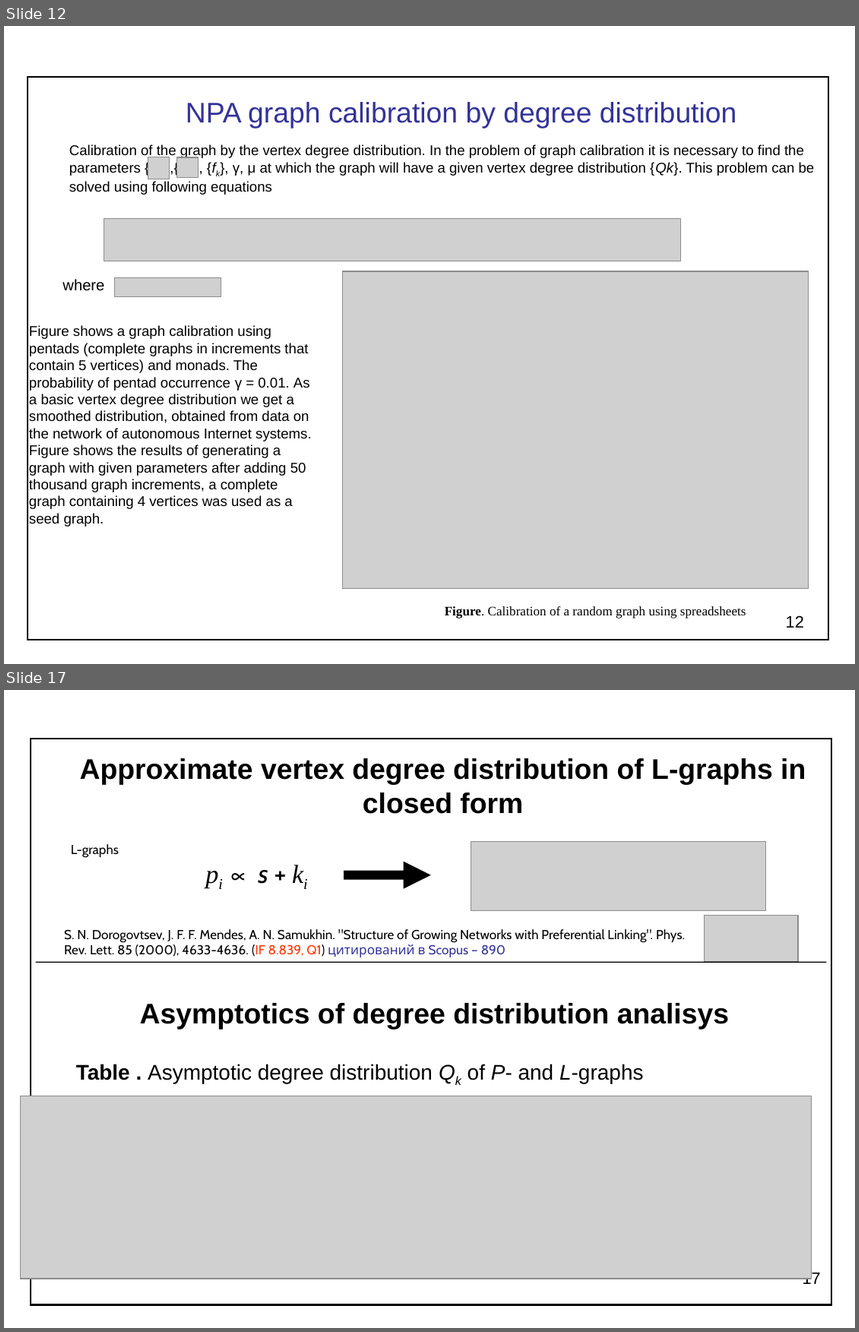
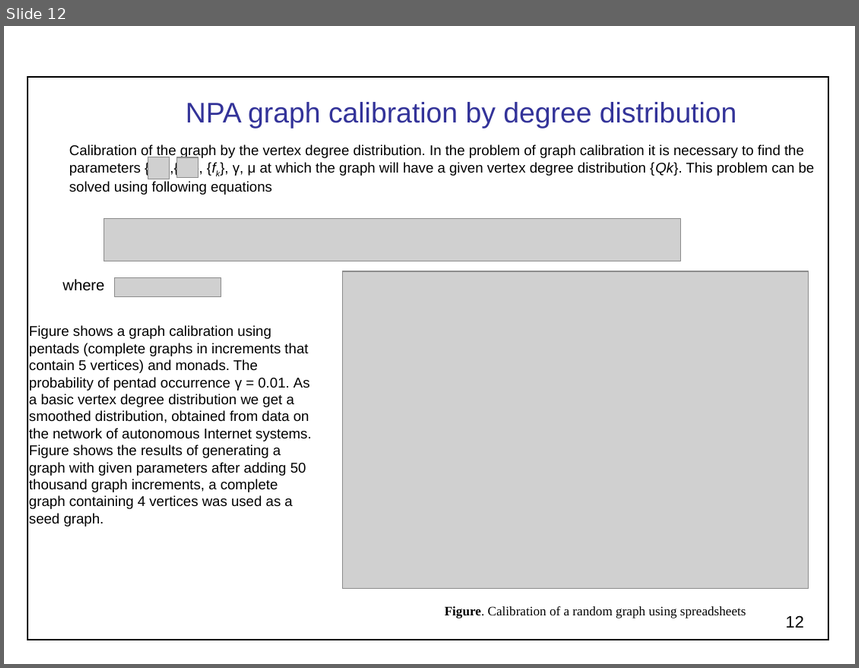
Before and after one commit to yudinev/yudinev.github.io, a slide deck: files/NPA.ppt. Shown one above the other, each under a label of ours: slides 12 and 17 before the commit, slide 12 after it; the slides between them are not shown. The pictures are 859x1332 and 859x668 pixels, drawn with LibreOffice and Linux fonts; fonts in the diff are those of the drawing; grey boxes stand for pictures. Boxes give left, top, right and bottom in pixels: in the first picture for what was removed or moved away, otherwise in the second. Text is boxed around its words. In the diff, an @@ line names an element or a change of style, - is before the commit and + after.

```diff
--- a/files/NPA.ppt
+++ b/files/NPA.ppt
@@ slide 17 removed at box(4, 690, 855, 1328), background #FFFFFF @@
@@ rectangle removed at box(31, 739, 832, 1305) @@
@@ text removed at box(80, 758, 806, 814) @@
-Approximate vertex degree distribution of L-graphs in closed form
@@ text removed at box(71, 844, 119, 858) @@
-L-graphs
@@ picture removed at box(471, 841, 766, 910) @@
@@ text removed at box(259, 870, 268, 884) @@
-pi ∝ s + ki
@@ arrow removed from (344, 875) to (431, 875) @@
@@ picture removed at box(705, 916, 798, 962) @@
@@ text removed at box(64, 929, 685, 958) @@
-S. N. Dorogovtsev, J. F. F. Mendes, A. N. Samukhin. "Structure of Growing Networks with Preferential Linking". Phys. Rev. Lett. 85 (2000), 4633-4636. (IF 8.839, Q1) цитирований в Scopus – 890
@@ line removed from (35, 962) to (826, 962) @@
@@ text removed at box(140, 1003, 729, 1030) @@
-Asymptotics of degree distribution analisys
@@ text removed at box(76, 1064, 643, 1084) @@
-Table . Asymptotic degree distribution Qk of P- and L-graphs
@@ picture removed at box(21, 1096, 812, 1279) @@
@@ page number removed at box(803, 1271, 821, 1284) @@
-17
```
Also in this commit, not shown: 7 other slides removed.
